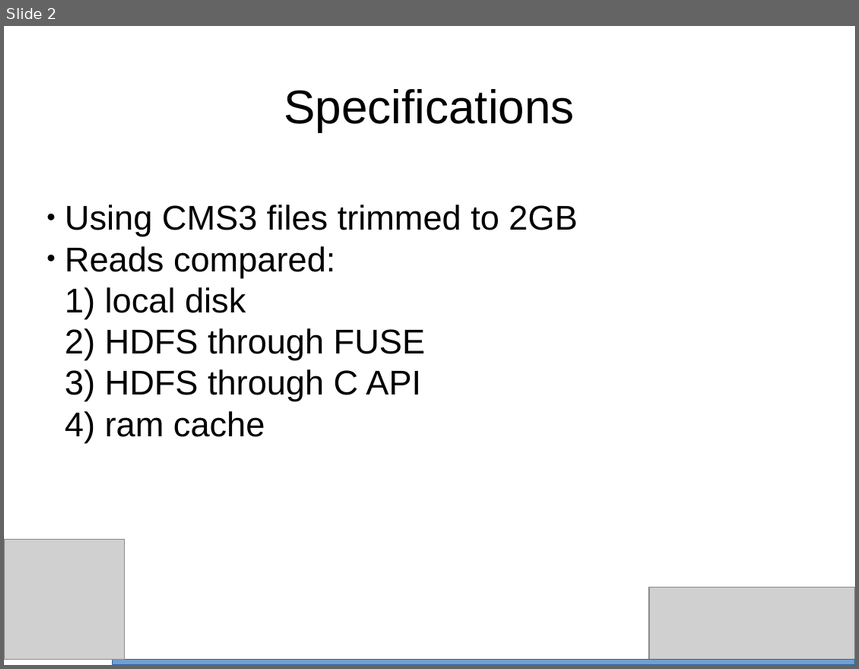
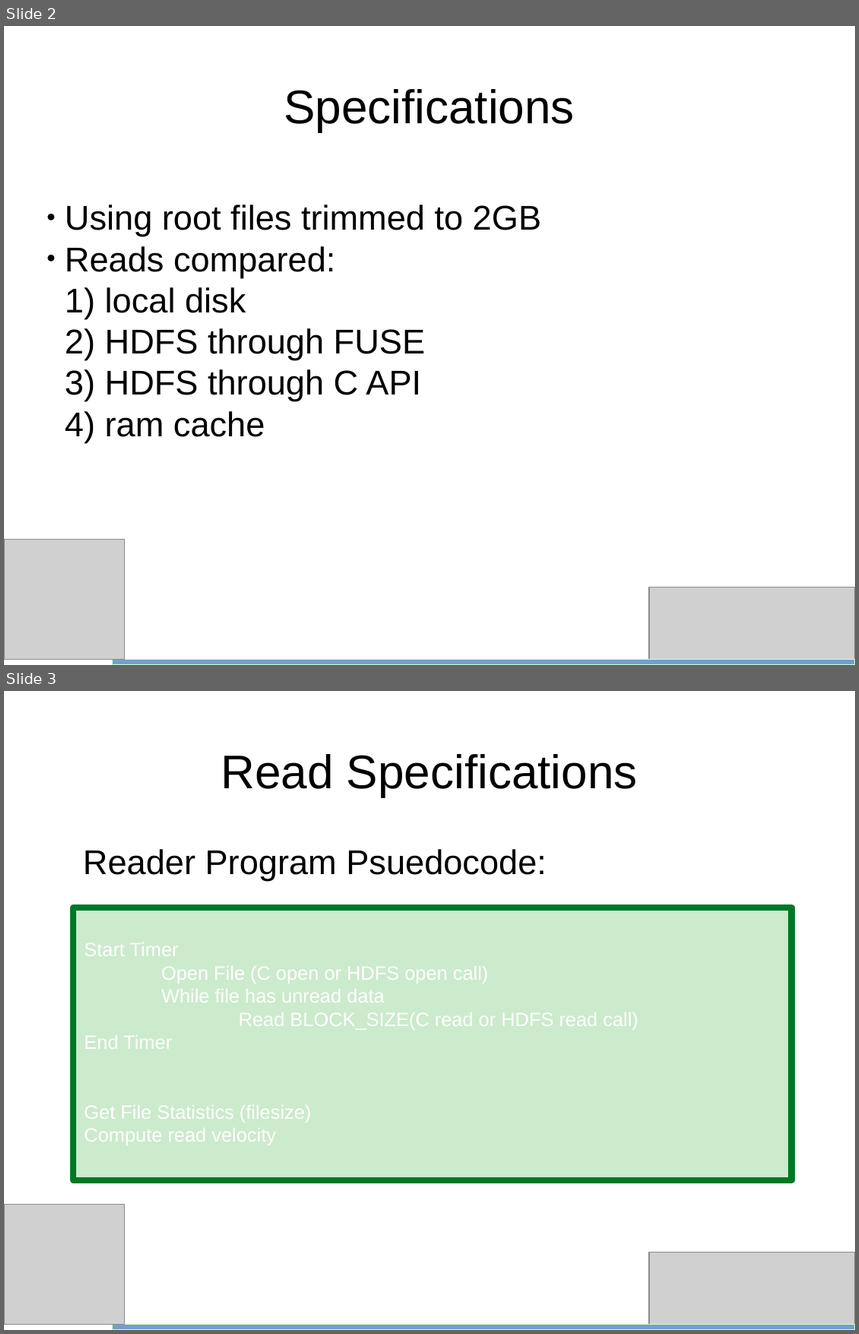
Before and after one commit to bth5032/CMS, a slide deck: Summer_2015/IOHeavyCI/Results/Powerpoint/performance.odp. Shown one above the other, each under a label of ours: slide 2 before the commit, slides 2 and 3 after it. The pictures are 859x669 and 859x1334 pixels, drawn with LibreOffice and Linux fonts; fonts in the diff are those of the drawing; grey boxes stand for pictures. Boxes give left, top, right and bottom in pixels: in the first picture for what was removed or moved away, otherwise in the second. Text is boxed around its words. In the diff, an @@ line names an element or a change of style, - is before the commit and + after.

```diff
--- a/Summer_2015/IOHeavyCI/Results/Powerpoint/performance.odp
+++ b/Summer_2015/IOHeavyCI/Results/Powerpoint/performance.odp
@@ slide 3 added at (x1=4, y1=691, x2=855, y2=1330), background #FFFFFF @@
@@ title added at (x1=221, y1=754, x2=638, y2=797), 44 pt, text #000000 @@
+Read Specifications
@@ text added at (x1=83, y1=849, x2=547, y2=881), 32 pt, text #000000 @@
+Reader Program Psuedocode:
@@ rectangle added at (x1=73, y1=908, x2=792, y2=1180), fill #009900 at 20% opacity, outline #007826 5.75 pt @@
@@ picture added at (x1=4, y1=1204, x2=125, y2=1324) @@
@@ picture added at (x1=649, y1=1252, x2=855, y2=1330) @@
@@ rectangle added at (x1=112, y1=1324, x2=855, y2=1330), fill #729FCF, outline #CCFFCC 0 pt @@
@@ slide 2 changed as well @@
@@ subtitle at (x1=65, y1=205, x2=541, y2=237): text changed @@
-● Using CMS3 files trimmed to 2GB
+● Using root files trimmed to 2GB
@@ rectangle at (x1=112, y1=659, x2=855, y2=665): outline #3465A4 0 pt to #CCFFCC 0 pt @@
```
Also in this commit, not shown: 15 other slides changed, 7 other files.
